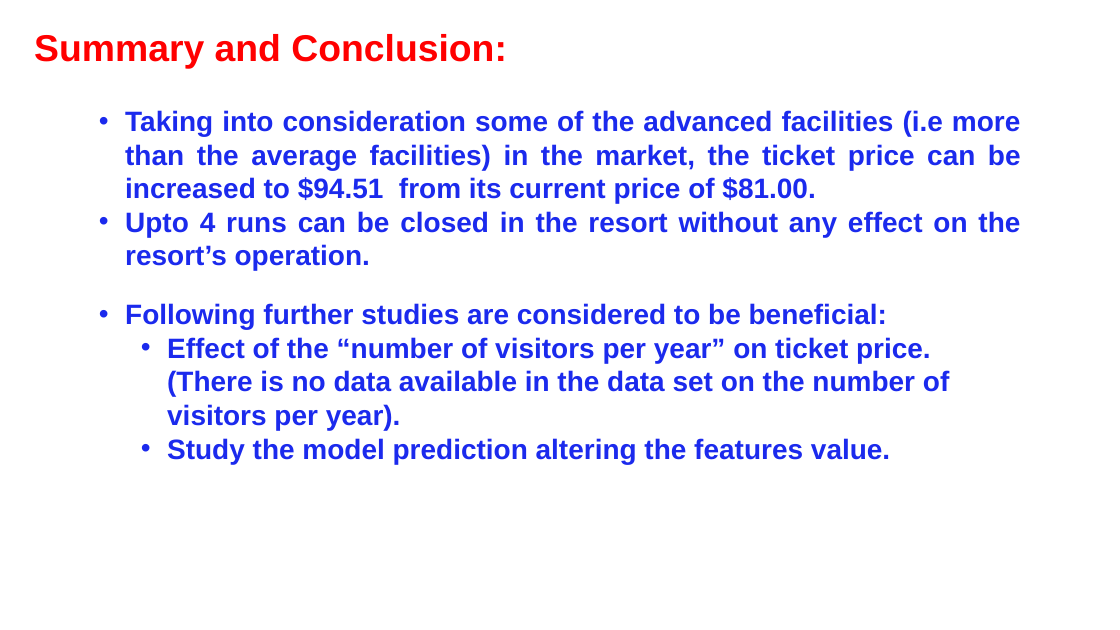
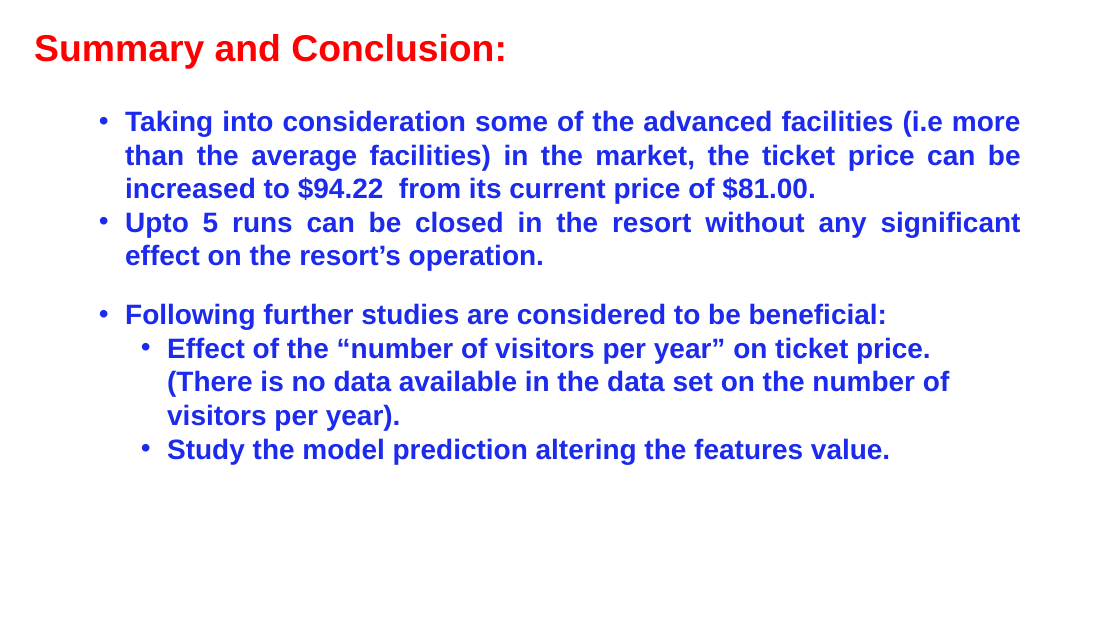
Before and after one commit to damayantinaik/DataScienceGuidedCapstone, a slide deck: slide 8 of Presentation_on_Big_Mountain_Resort.pptx. Drawn at 1120x630 pixels with LibreOffice and Linux fonts; fonts in the diff are those of the drawing. Boxes give left, top, right and bottom in pixels: in the first picture for what was removed or moved away, otherwise in the second. Text is boxed around its words. In the diff, an @@ line names an element or a change of style, - is before the commit and + after.

Commit message:
Presentation file submission on Big Mountain Resort on April-1

```diff
--- a/Presentation_on_Big_Mountain_Resort.pptx
+++ b/Presentation_on_Big_Mountain_Resort.pptx
@@ text at (125, 110, 1021, 271): text changed @@
-• Taking into consideration some of the advanced facilities (i.e more than the average facilities) in the market, the ticket price can be increased to $94.51 from its current price of $81.00.
-• Upto 4 runs can be closed in the resort without any effect on the resort’s operation.
+• Taking into consideration some of the advanced facilities (i.e more than the average facilities) in the market, the ticket price can be increased to $94.22 from its current price of $81.00.
+• Upto 5 runs can be closed in the resort without any significant effect on the resort’s operation.
```
Also in this commit, not shown: 4 other slides changed.
